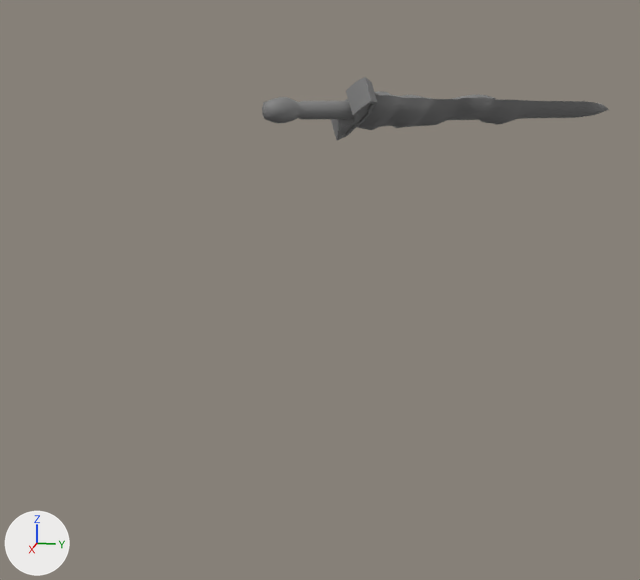
Before and after pictures for a commit that changed the FBX model Character/Animation/ZWM/Attack/Weapon_7/Weapon_7_Skill_0_3/RootAnim_Weapon_7_Skilll_0_3.FBX.
Before and after are seen from a 50 mm camera at (3.0, 0.32, 1.66) aimed at (0.31, -0.21, 0.99). The axes (+X, +Y, +Z) are drawn at lower left. The lights are the same throughout. Where no turn or scale is listed for an object, it has been applied to the vertices.

In view in the first picture: 'Mesh_Weapon_7_1'.
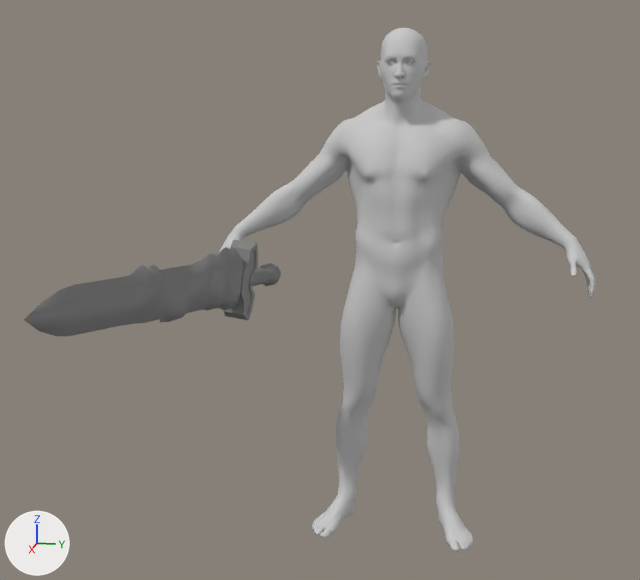
ob_point_take_r is not drawn itself; it is the parent of ob_mesh_weapon_7_1.

The change in detail:
Material 'Material #10' (mat_material__10) is new.
Its base color is (0.588, 0.588, 0.588) (light grey #cacaca).
Its roughness is 0.859.
Material 'Material #6' (mat_material__6) is new.
Its base color is (0.588, 0.588, 0.588) (light grey #cacaca).
Its roughness is 0.859.
Material 'Material #11' (mat_material__11) is new.
Its base color is (0.588, 0.588, 0.588) (light grey #cacaca).
Its roughness is 0.859.
Material 'Material #5' (mat_material__5) is new.
Its base color is (0.588, 0.588, 0.588) (light grey #cacaca).
Its roughness is 0.859.
Material 'Material #9' (mat_material__9) is new.
Its base color is (0.588, 0.588, 0.588) (light grey #cacaca).
Its roughness is 0.859.
Mesh me_mesh_004 is new.
It has 2213 vertices, 4376 faces and spans x -0.134..0.104, y -0.11..0.11, z 1.343..1.805.
It uses material mat_material__10 (its picture is missing).
Mesh me_mesh_002 is new.
It has 770 vertices, 1496 faces and spans x -0.14..0.116, y -0.297..0.297, z 0.0..0.157.
It uses material mat_material__6 (its picture is missing).
Mesh me_mesh_001 is new.
It has 1202 vertices, 2328 faces and spans x -0.153..0.11, y -0.23..0.23, z 0.14..1.068.
It uses material mat_material__11 (its picture is missing).
Mesh me_mesh_003 is new.
It has 1917 vertices, 3716 faces and spans x -0.172..0.11, y -0.563..0.563, z 1.056..1.554.
It uses material mat_material__5 (its picture is missing).
Mesh me_mesh_1 is new.
It has 1448 vertices, 2856 faces and spans x -0.063..0.097, y -0.656..0.656, z 0.941..1.155.
It uses material mat_material__9 (its picture is missing).
Object 'Point_Take_R' (ob_point_take_r) moves from (0.0685, -0.235, 1.543) to (0.0542, -0.513, 0.96).
Object 'Point_Take_R' (ob_point_take_r) turns from (-122, 0.8, 129) to (-4.5, -7.8, -7.4) degrees about x, y and z.
Object 'Male_Head' (ob_male_head) is new; it shows me_mesh_004.
Its location is (0.0, 0.0, 0.0).
Object 'Male_Foot' (ob_male_foot) is new; it shows me_mesh_002.
Its location is (0.0, 0.0, 0.0).
Object 'Male_Leg' (ob_male_leg) is new; it shows me_mesh_001.
Its location is (0.0, 0.0, 0.0).
Object 'Male_Body' (ob_male_body) is new; it shows me_mesh_003.
Its location is (0.0, 0.0, 0.0).
Object 'Male_Hand' (ob_male_hand) is new; it shows me_mesh_1.
Its location is (0.0, 0.0, 0.0).

Location of each change, (x1, y1, x2, y2) in pixels of the pictures (640 x 580 px):
'Mesh_Weapon_7_1', moved, turned
    before: (262, 77, 609, 141)
    after: (24, 240, 281, 336)
'Male_Body', added
    after: (245, 106, 567, 257)
'Male_Leg', added
    after: (336, 249, 459, 492)
'Male_Head', added
    after: (370, 27, 435, 173)
'Male_Foot', added
    after: (312, 481, 473, 552)
'Male_Hand', added
    after: (219, 219, 596, 298)
